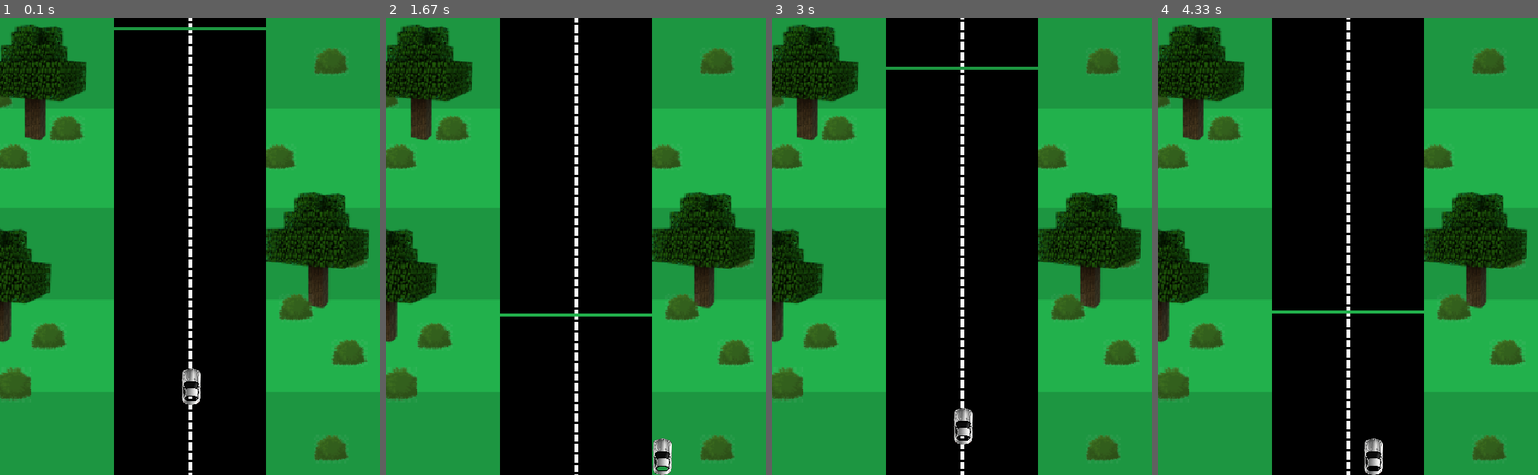
Above: before the commit, frames 1-4 (left to right).
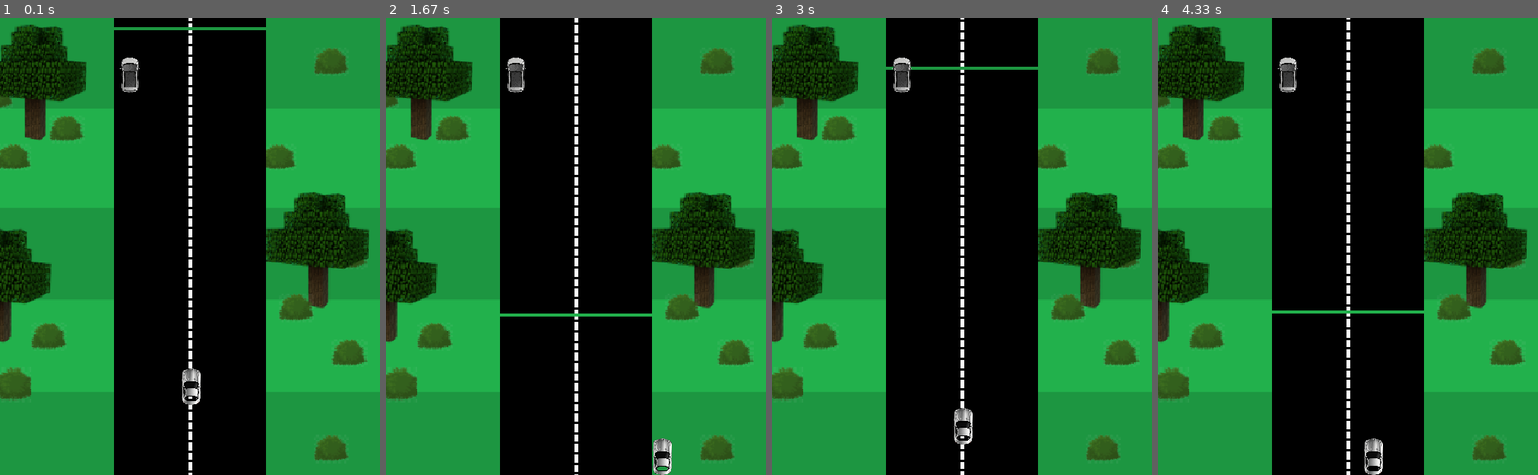
Above: after the commit, the same moments.

Repository: ferclima/pygame
Game: pygame game, started from codigo do jogo.py
The game is run twice, just before and just after one commit, with the same random seed, the same clock (stepped at 60 frames per second) and the same inputs.
Inputs:
- Up to frame 1 (0.1 s): no input
- Up to frame 2 (1.67 s): hold Right 0.33-0.8 s; hold Up 0.83-1.13 s; hold Right 1.17-1.63 s
- Up to frame 3 (3 s): hold Left 1.67-2.2 s; hold Left 2.23-2.63 s; hold Up from 2.67 s (still down)
- Up to frame 4 (4.33 s): release Up at 3.03 s; hold Right 3.07-3.7 s; hold Left 3.73-4.2 s; hold Right from 4.23 s (still down)

The runs differ from the first frame. In frame 1, 0.3% of the frame differs, in the area x 31-37%, y 8-17%; in frame 2, 0.3%; in frame 3, 0.3%; in frame 4, 0.3%.

Commit message:
adicionando npcs

Diff:
--- a/codigo do jogo.py
+++ b/codigo do jogo.py
@@ -19,6 +19,8 @@
 pista_img = pygame.image.load('Mini pista.png').convert_alpha()
 carro_img = pygame.image.load('obstaculo 1.png').convert_alpha()
 carro_img = pygame.transform.scale(carro_img, (35, 50))
+npc_img = pygame.image.load('obstaculo 2.png').convert_alpha()
+npc_img = pygame.transform.scale(npc_img, (35, 50))
 
 class Pista(pygame.sprite.Sprite):
     def __init__(self, img):
@@ -67,14 +69,31 @@
         if self.rect.top < HEIGHT/2:
             self.rect.top = HEIGHT/2
 
+class NPC(pygame.sprite.Sprite):
+    def __init__(self, img):
+        # Construtor da classe mãe (Sprite).
+        pygame.sprite.Sprite.__init__(self)
+
+        self.image = img
+        self.rect = self.image.get_rect()
+        self.speedx = 0
+        self.speedy = 0
+        self.rect.centerx = 170
+        self.rect.bottom = 100
+
 all_sprites = pygame.sprite.Group()
 all_pistas = pygame.sprite.Group()
+all_npcs = pygame.sprite.Group()
 
 for i in range(16):
     pista = Pista(pista_img)
     pista.rect.y = 40 * i
     all_pistas.add(pista)
     all_sprites.add(pista)
+
+npc = NPC(npc_img)
+all_npcs.add(npc)
+all_sprites.add(npc)
 
 carro = Carro(carro_img)
 all_sprites.add(carro)
@@ -110,6 +129,7 @@
 
 
     all_pistas.update()
+    all_npcs.update()
     all_sprites.update()
 
     # ----- Gera saídas
